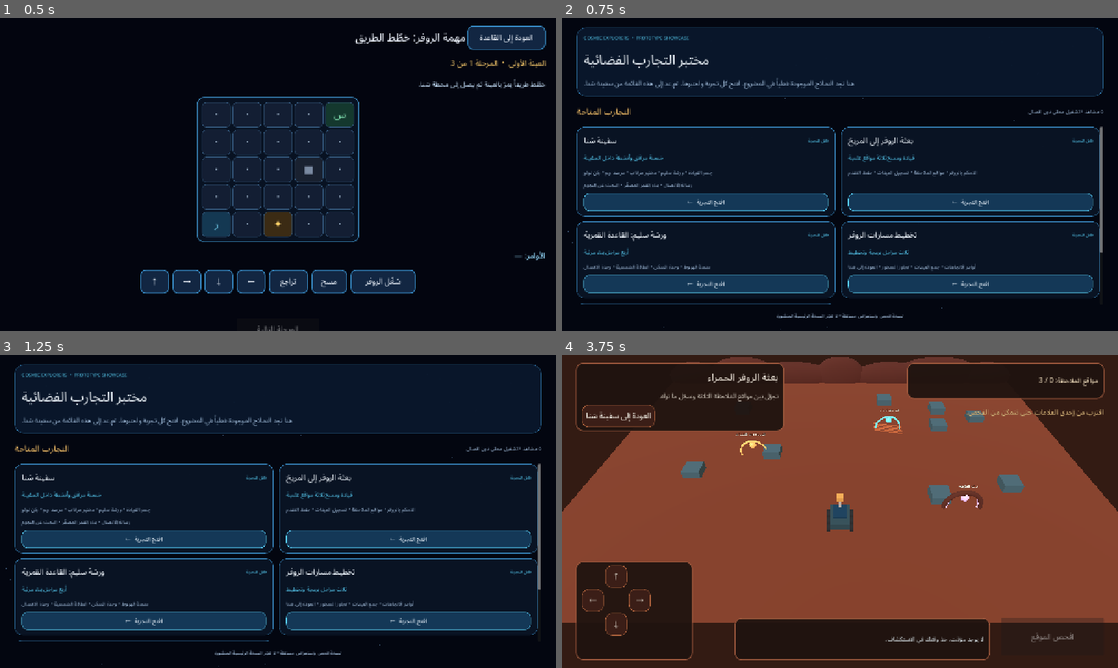
Above: before the commit, frames 1-4 (two rows, left to right).
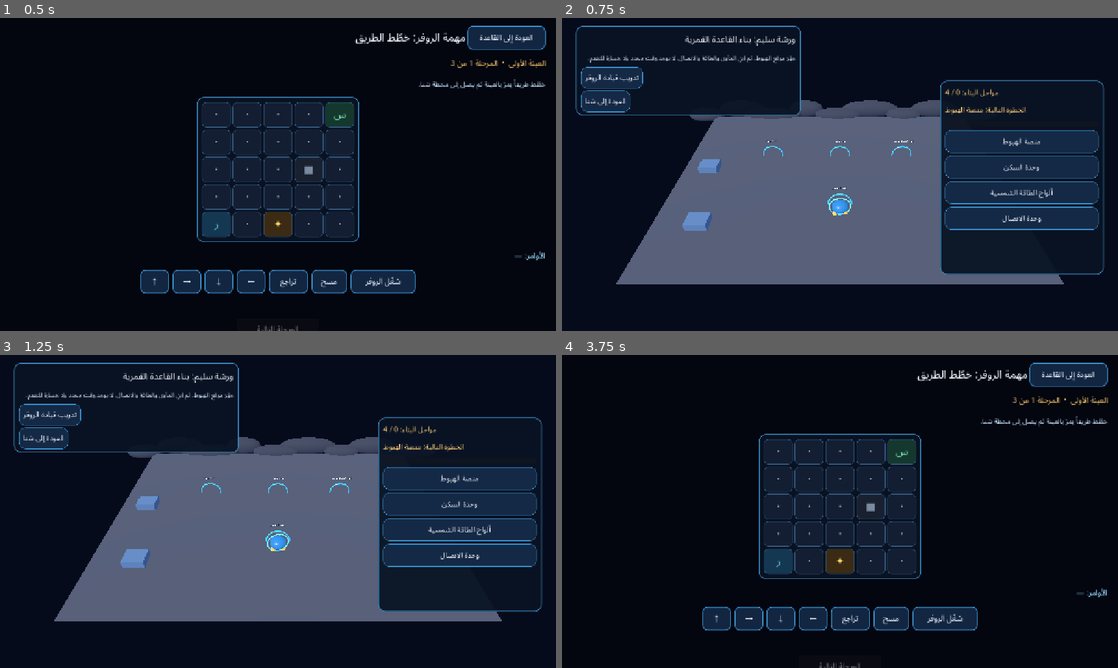
Above: after the commit, the same moments.

Repository: mdznap35/-cosmic-explorers
Game: Godot game, scene res://scenes/prototypes/lunar_rover_route_planner.tscn
Same seed, same stepped clock (60 frames per second), same inputs: the game is played once before the commit and once after it. This scene is started directly instead of the project's main scene.
Inputs (mouse positions are in pixels of both pictures, inside the frame that each line leads up to):
- Up to frame 1 (0.5 s): no input
- Up to frame 2 (0.75 s): click "العودة إلى القاعدة" at 0.5 s
- Up to frame 3 (1.25 s): no input
- Up to frame 4 (3.75 s): click (612, 414) at 1.25 s, where only the run after the commit has a clickable "تدريب قيادة الروفر"; click (706, 539) at 2 s, where only the run before the commit has a clickable "افتح التجربة ←"; click (628, 417) at 2.75 s, where only the run before the commit has a clickable "العودة إلى معرض التجارب"; click (967, 539) at 3.5 s, where only the run before the commit has a clickable "افتح التجربة ←"

Frame 1 is identical in both runs. In frame 2, 46% of the frame differs, in the area x 1-98%, y 2-100%; in frame 3, 46%; in frame 4, 100%, in the area x 0-100%, y 0-100%.

Commit message:
Preserve natural prototype return navigation

Diff:
--- a/scripts/prototypes/lunar_rover_route_planner.gd
+++ b/scripts/prototypes/lunar_rover_route_planner.gd
@@ -363,7 +363,7 @@
 
 
 func _return_to_builder() -> void:
-	get_tree().change_scene_to_file("res://scenes/prototypes/showcase_app.tscn")
+	get_tree().change_scene_to_file("res://scenes/prototypes/lunar_outpost_builder.tscn")
 
 
 func _set_feedback(message: String) -> void:
